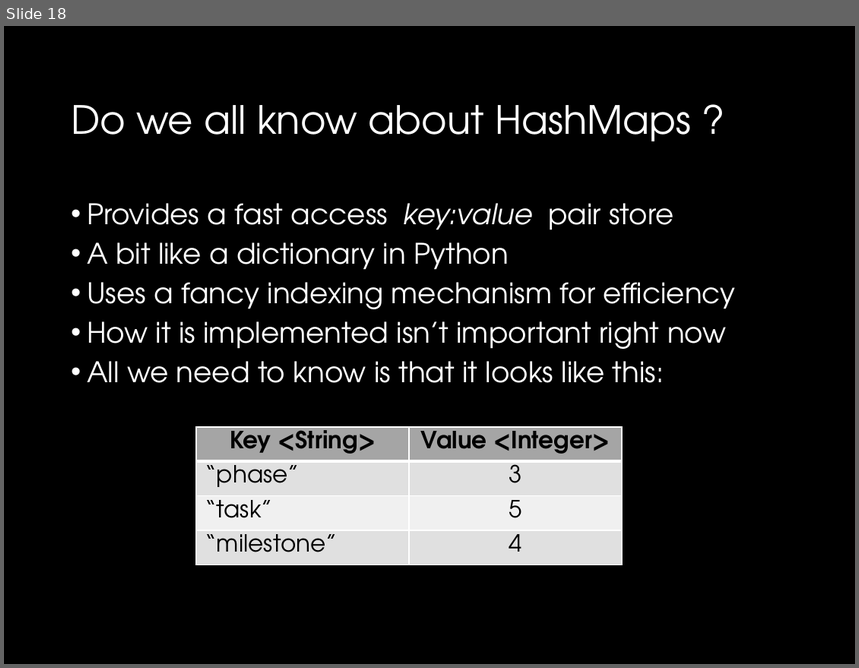
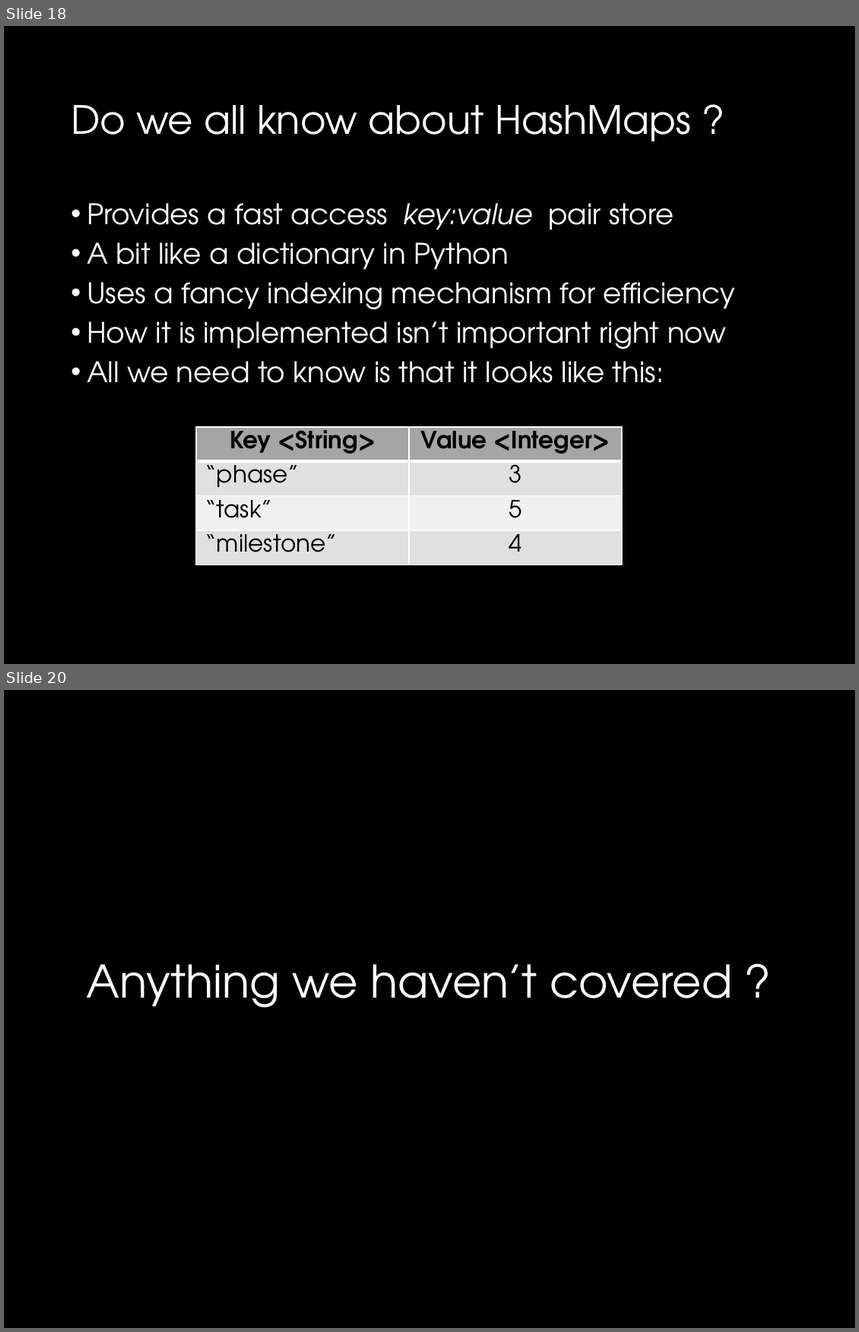
Before and after one commit to drslock/SPE2018, a slide deck: Lecture Slides/16 Spring JSON.pptx. Shown one above the other, each under a label of ours: slide 18 before the commit, slides 18 and 20 after it; the slides between them are not shown. The pictures are 859x668 and 859x1332 pixels, drawn with LibreOffice and Linux fonts; fonts in the diff are those of the drawing. Boxes give left, top, right and bottom in pixels: in the first picture for what was removed or moved away, otherwise in the second. Text is boxed around its words. In the diff, an @@ line names an element or a change of style, - is before the commit and + after.

```diff
--- a/Lecture Slides/16 Spring JSON.pptx
+++ b/Lecture Slides/16 Spring JSON.pptx
@@ slide 20 added at (x1=4, y1=690, x2=855, y2=1328), background #000000 @@
@@ title added at (x1=87, y1=964, x2=732, y2=1008), 38 pt, text #FFFFFF @@
+Anything we haven’t covered ?
```
Also in this commit, not shown: 10 slides changed, 1 other file.
